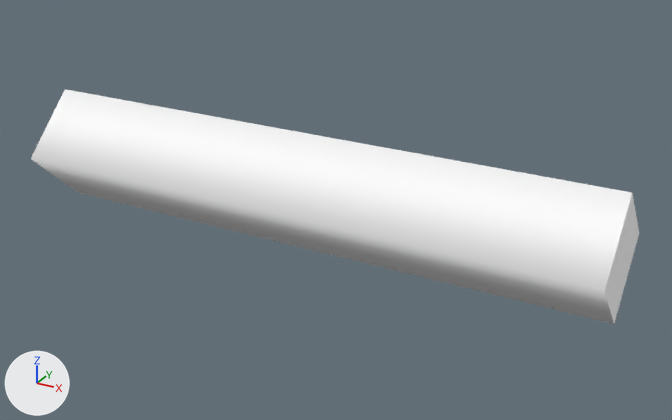
The glTF model models/skeleton.gltf, before and after one commit.
One viewpoint serves both versions: a 50 mm lens placed at (7.05, -11.83, 5.73), pointed at (0.47, 0.13, -0.26). Every picture has the same lights, and +X, +Y and +Z are marked at lower left. Where no turn or scale is listed for an object, it has been applied to the vertices. Vertices at the same position are counted once.
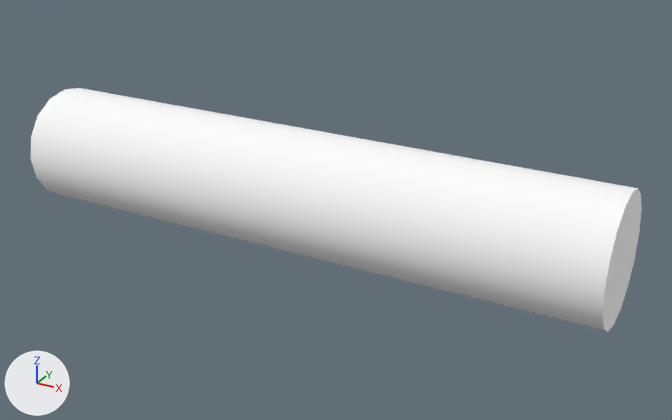
Where the change shows, as pixel boxes [x1, y1, x2, y2] in the pictures (672 x 420 px):
'Cylinder', reshaped
    before: [31, 89, 639, 324]
    after: [31, 88, 642, 332]
part 1 of me_mesh_0, added
    after: [31, 88, 642, 332]

Edits to the bpy script that builds the scene:
```text
Change me_mesh_0:
    used by ob_cylinder; location = (0.0, 0.0, 0.0)
    remove me_mesh_0.from_pydata(...)  # 87 vertices, 136 faces; spans x -5.0..5.0, y -1.0..1.0, z -1.0..1.0
    add me_mesh_0.from_pydata(...)  # 291 vertices, 544 faces; spans x -5.0..5.0, y -1.0..1.0, z -1.0..1.0
    me_mesh_0 part 1: 204 vertices added at x -5.0..5.0, y -0.92..0.92, z -0.92..0.92
```
